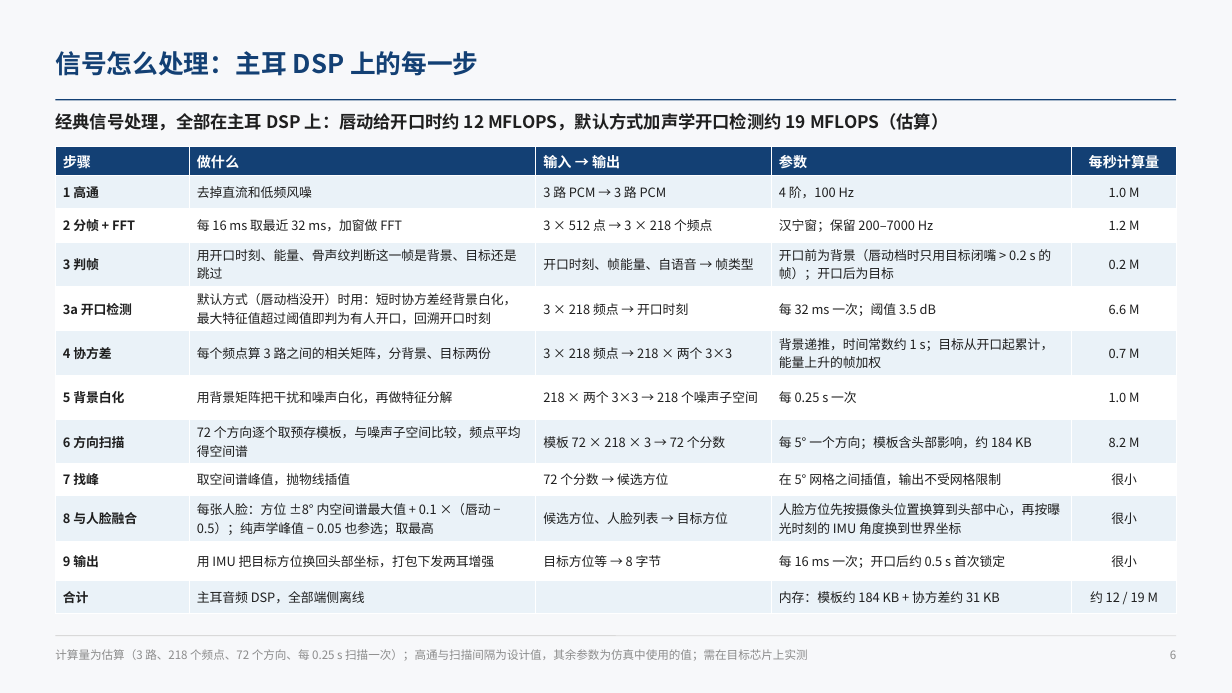
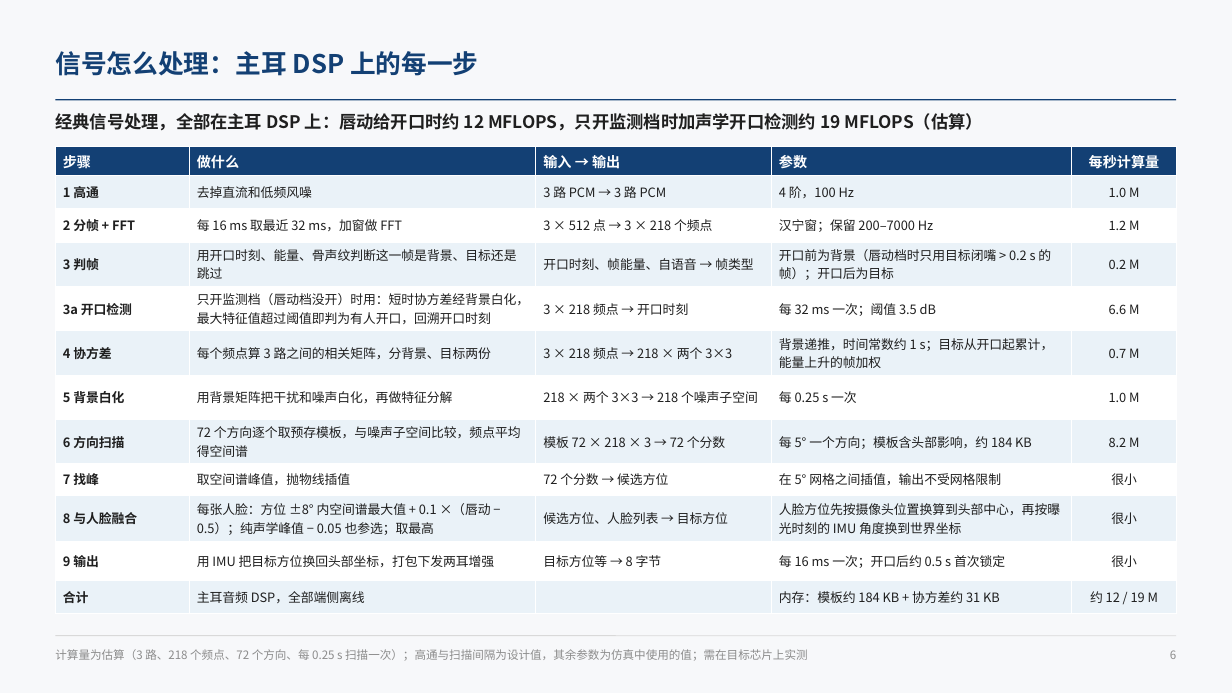
Before and after one commit to ZeroFoxxi/ssl-scene1, a slide deck: slide 6 of 02_耳机声源定位/耳机摄像头听觉辅助_整体设计方案.pptx. Drawn at 1232x693 pixels with LibreOffice and Linux fonts; fonts in the diff are those of the drawing. Boxes give left, top, right and bottom in pixels: in the first picture for what was removed or moved away, otherwise in the second. Text is boxed around its words. In the diff, an @@ line names an element or a change of style, - is before the commit and + after.

```diff
--- a/02_耳机声源定位/耳机摄像头听觉辅助_整体设计方案.pptx
+++ b/02_耳机声源定位/耳机摄像头听觉辅助_整体设计方案.pptx
@@ text at (55,113,983,131): text changed @@
-经典信号处理，全部在主耳 DSP 上：唇动给开口时约 12 MFLOPS，默认方式加声学开口检测约 19 MFLOPS（估算）
+经典信号处理，全部在主耳 DSP 上：唇动给开口时约 12 MFLOPS，只开监测档时加声学开口检测约 19 MFLOPS（估算）
@@ table at (55,146,1177,607) @@
-row 5, column 2: 默认方式（唇动档没开）时用：短时协方差经背景白化，最大特征值超过阈值即判为有人开口，回溯开口时刻
+row 5, column 2: 只开监测档（唇动档没开）时用：短时协方差经背景白化，最大特征值超过阈值即判为有人开口，回溯开口时刻
```
Also in this commit, not shown: 9 other slides changed, 8 other files.
